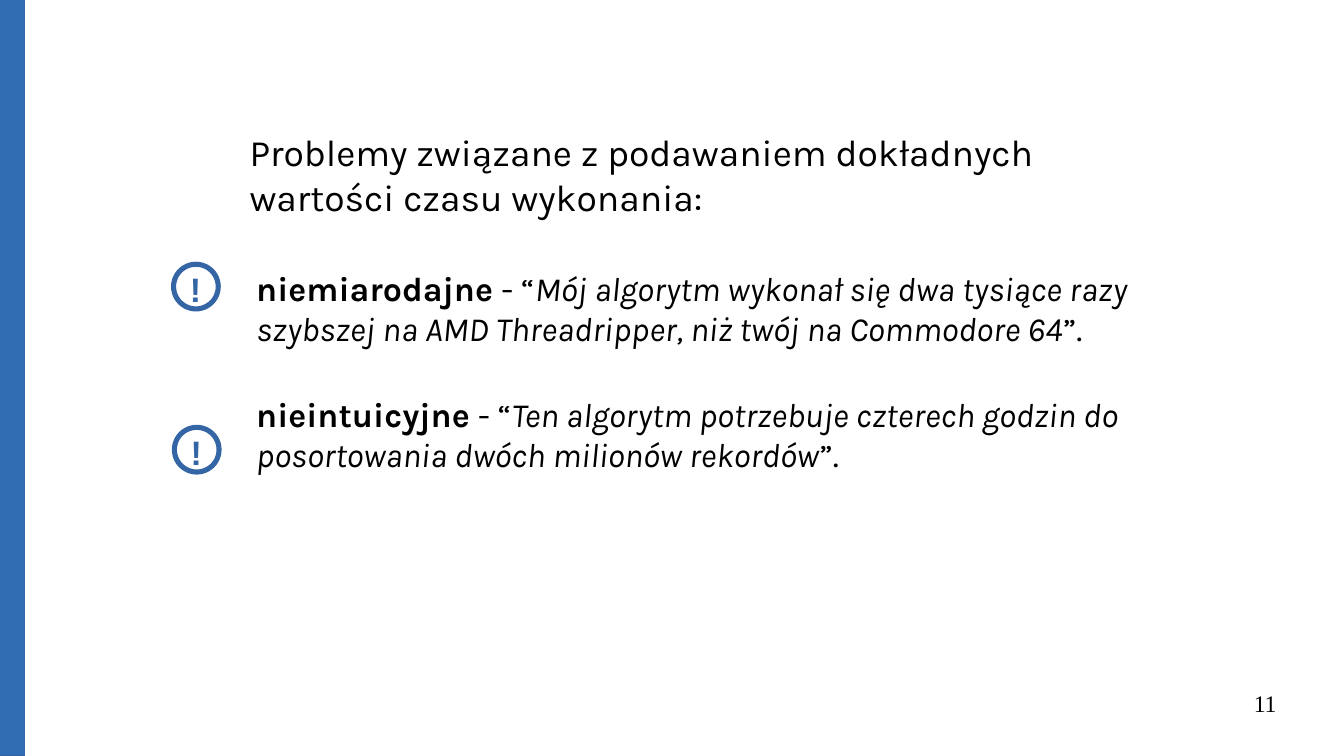
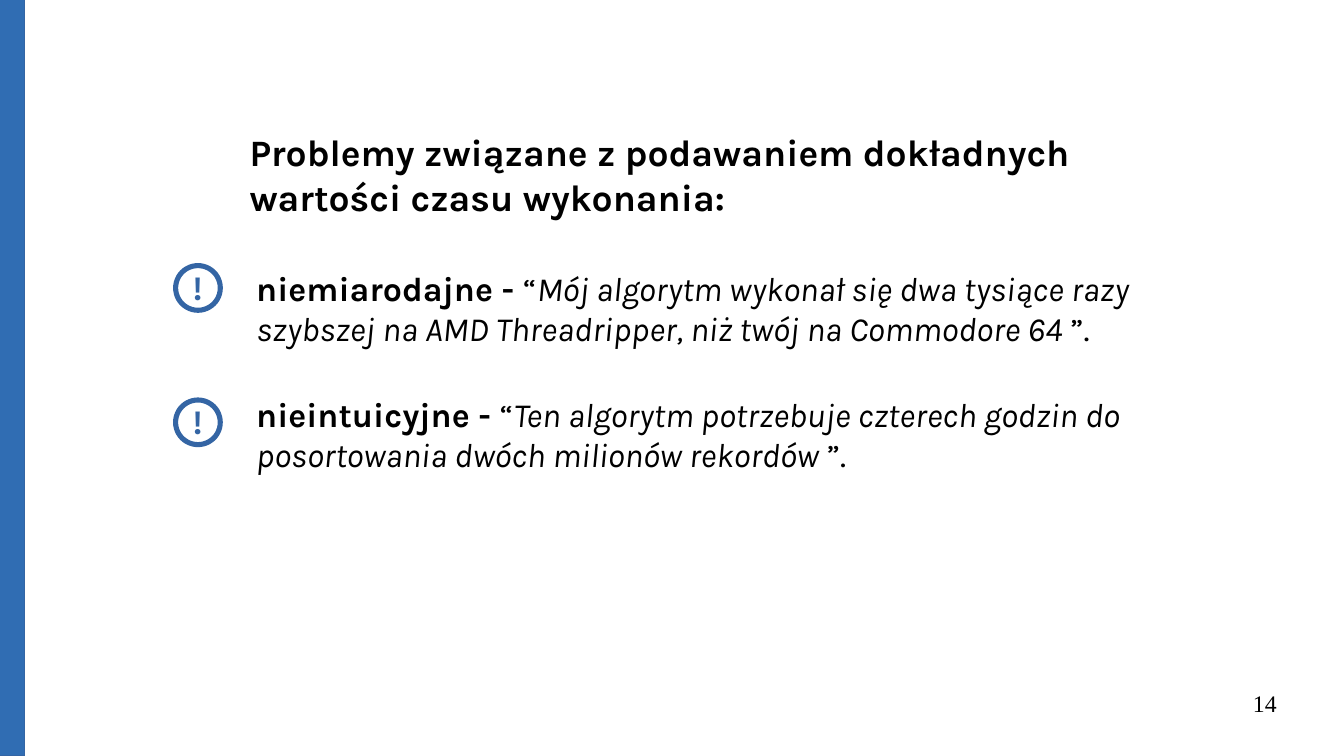
Before and after one commit to Michael-Wisniewski/algorithmic-workshop, a slide deck: slide 14 of gotowa.odp (slide 11 before the commit). Drawn at 1344x756 pixels with LibreOffice and Linux fonts; fonts in the diff are those of the drawing. Boxes give left, top, right and bottom in pixels: in the first picture for what was removed or moved away, otherwise in the second. Text is boxed around its words. In the diff, an @@ line names an element or a change of style, - is before the commit and + after.

Commit message:
Update presentation.

```diff
--- a/gotowa.odp
+++ b/gotowa.odp
@@ text "Problemy związane z podawaniem dokładnych ..." at (x1=250, y1=139, x2=1070, y2=221): bold on @@
@@ text "!" at (x1=181, y1=260, x2=215, y2=318): font Arial to Karla, bold on @@
@@ text "!" at (x1=182, y1=263, x2=216, y2=322): font Arial to Karla @@
@@ text at (x1=256, y1=276, x2=1129, y2=475): spaces changed @@
-niemiarodajne - “Mój algorytm wykonał się dwa tysiące razy szybszej na AMD Threadripper, niż twój na Commodore 64”.
-nieintuicyjne - “Ten algorytm potrzebuje czterech godzin do posortowania dwóch milionów rekordów”.
+niemiarodajne - “Mój algorytm wykonał się dwa tysiące razy szybszej na AMD Threadripper, niż twój na Commodore 64 ”.
+nieintuicyjne - “Ten algorytm potrzebuje czterech godzin do posortowania dwóch milionów rekordów ”.
@@ ellipse moved from (x1=174, y1=428, x2=220, y2=473) to (x1=176, y1=400, x2=221, y2=445) @@
@@ text "!" at (x1=181, y1=395, x2=215, y2=454): font Arial to Karla @@
@@ text "!" moved from (x1=179, y1=426, x2=213, y2=476) to (x1=181, y1=395, x2=215, y2=454) @@
@@ text "!" at (x1=182, y1=398, x2=216, y2=456): font Arial to Karla, bold on @@
@@ text "!" moved from (x1=181, y1=426, x2=215, y2=476) to (x1=182, y1=398, x2=216, y2=456) @@
@@ page number at (x1=1253, y1=696, x2=1277, y2=712): text changed @@
-11
+14
```
Also in this commit, not shown: 12 other slides changed, 7 slides added, 1 other file.
